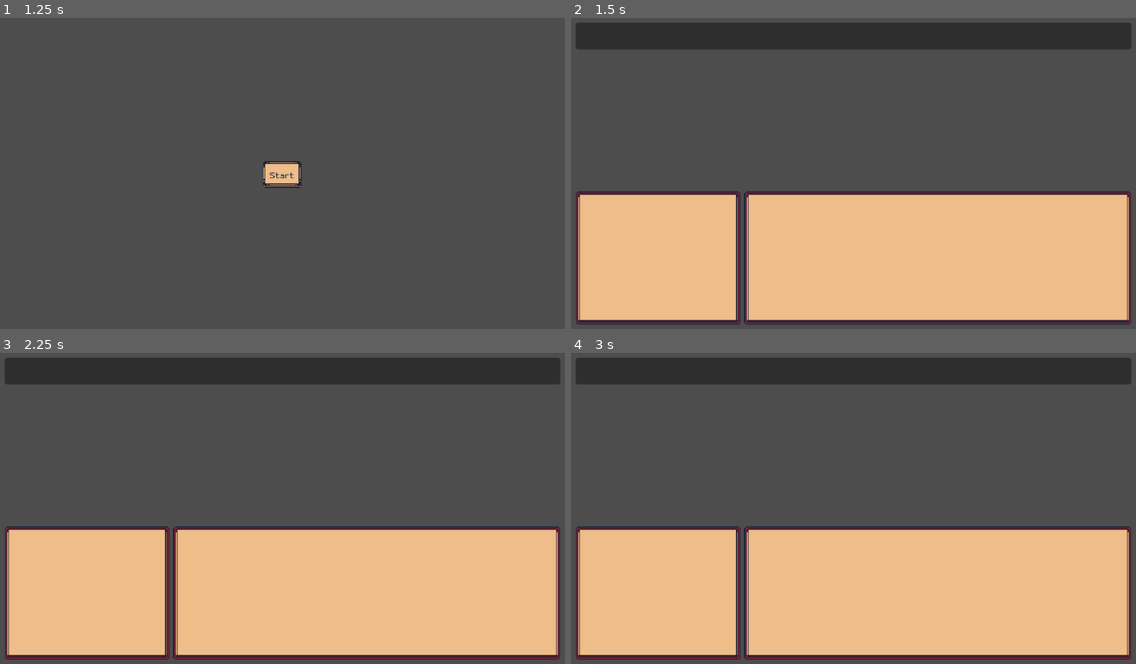
Above: before the commit, frames 1-4 (two rows, left to right).
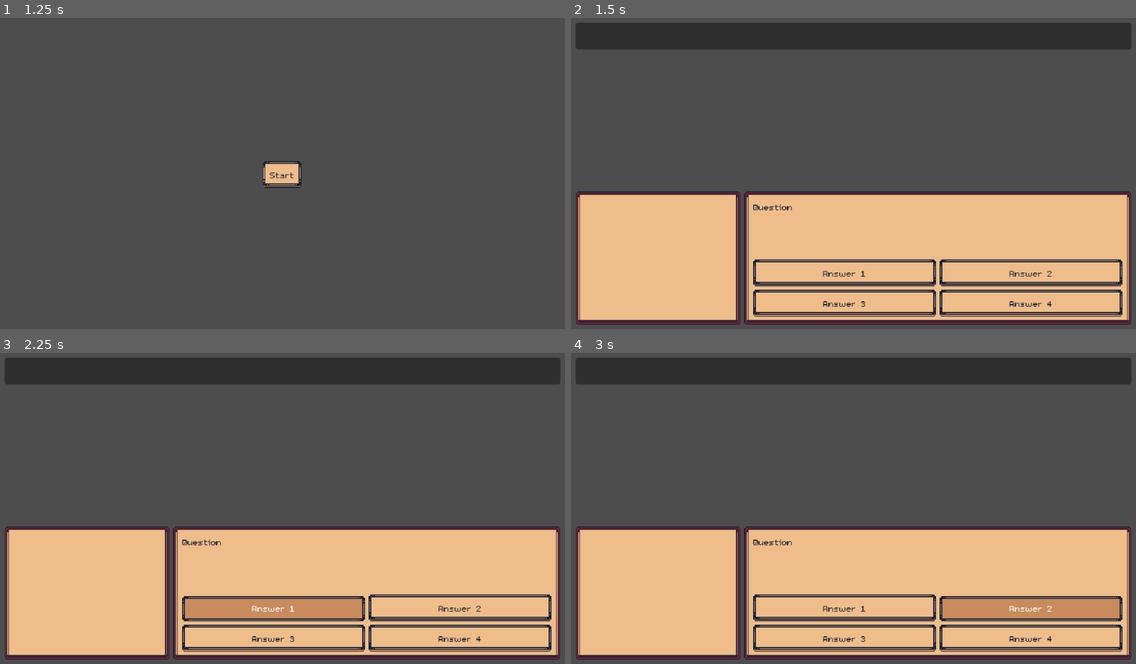
Above: after the commit, the same moments.

Repository: dev-laww/knight-quest
Game: Godot game, scene res://scenes/main.tscn
The game is run twice, just before and just after one commit, with the same random seed, the same clock (stepped at 60 frames per second) and the same inputs.
Inputs (mouse positions are in pixels of both pictures, inside the frame that each line leads up to):
- Up to frame 1 (1.25 s): click "Login" at 0.5 s
- Up to frame 2 (1.5 s): click "Start" at 1.25 s
- Up to frame 3 (2.25 s): click (271, 608) at 2 s, where only the run after the commit has a clickable "Answer 1"
- Up to frame 4 (3 s): click (1028, 608) at 2.75 s, where only the run after the commit has a clickable "Answer 2"

Frame 1 is identical in both runs. In frame 2, 4.1% of the frame differs, in the area x 32-98%, y 60-97%; in frame 3, 5.7%; in frame 4, 5.7%.

Commit message:
created question rendering and resource

Diff:
--- a/knight-quest/scenes/ui/overlays/heads_up_display.tscn
+++ b/knight-quest/scenes/ui/overlays/heads_up_display.tscn
@@ -1,8 +1,11 @@
-[gd_scene load_steps=4 format=3 uid="uid://cf6rph7p0k8y7"]
+[gd_scene load_steps=5 format=3 uid="uid://cf6rph7p0k8y7"]
 
 [ext_resource type="Theme" uid="uid://fhpp2immpt73" path="res://resources/theme.tres" id="1_vfvld"]
 [ext_resource type="PackedScene" uid="uid://mqdvfqgo4wwf" path="res://scenes/ui/common/nine_patch_rect.tscn" id="2_6jlxp"]
 [ext_resource type="Script" uid="uid://wwg6w3elyw1c" path="res://scripts/ui/overlays/heads_up_display.gd" id="2_r0aol"]
+
+[sub_resource type="ButtonGroup" id="ButtonGroup_r0aol"]
+resource_name = "answer_button_group"
 
 [node name="HeadsUpDisplay" type="MarginContainer"]
 anchors_preset = 15
@@ -71,3 +74,61 @@
 layout_mode = 2
 size_flags_horizontal = 3
 size_flags_stretch_ratio = 0.7
+
+[node name="MarginContainer" type="MarginContainer" parent="VBoxContainer/Bottom/QuestionsContainer"]
+layout_mode = 1
+anchors_preset = 15
+anchor_right = 1.0
+anchor_bottom = 1.0
+grow_horizontal = 2
+grow_vertical = 2
+
+[node name="VBoxContainer" type="VBoxContainer" parent="VBoxContainer/Bottom/QuestionsContainer/MarginContainer"]
+layout_mode = 2
+
+[node name="QuestionLabel" type="RichTextLabel" parent="VBoxContainer/Bottom/QuestionsContainer/MarginContainer/VBoxContainer"]
+unique_name_in_owner = true
+layout_mode = 2
+size_flags_vertical = 3
+theme_override_colors/default_color = Color(0.105882, 0.133333, 0.211765, 1)
+text = "Question"
+
+[node name="GridContainer" type="GridContainer" parent="VBoxContainer/Bottom/QuestionsContainer/MarginContainer/VBoxContainer"]
+layout_mode = 2
+size_flags_vertical = 3
+columns = 2
+
+[node name="FirstAnswerButton" type="Button" parent="VBoxContainer/Bottom/QuestionsContainer/MarginContainer/VBoxContainer/GridContainer"]
+unique_name_in_owner = true
+layout_mode = 2
+size_flags_horizontal = 3
+toggle_mode = true
+button_group = SubResource("ButtonGroup_r0aol")
+text = "Answer 1"
+metadata/answer_index = 0
+
+[node name="SecondAnswerButton" type="Button" parent="VBoxContainer/Bottom/QuestionsContainer/MarginContainer/VBoxContainer/GridContainer"]
+unique_name_in_owner = true
+layout_mode = 2
+size_flags_horizontal = 3
+toggle_mode = true
+button_group = SubResource("ButtonGroup_r0aol")
+text = "Answer 2"
+metadata/answer_index = 1
+
+[node name="ThirdAnswerButton" type="Button" parent="VBoxContainer/Bottom/QuestionsContainer/MarginContainer/VBoxContainer/GridContainer"]
+unique_name_in_owner = true
+layout_mode = 2
+size_flags_horizontal = 3
+toggle_mode = true
+button_group = SubResource("ButtonGroup_r0aol")
+text = "Answer 3"
+metadata/answer_index = 2
+
+[node name="FourthAnswerButton" type="Button" parent="VBoxContainer/Bottom/QuestionsContainer/MarginContainer/VBoxContainer/GridContainer"]
+layout_mode = 2
+size_flags_horizontal = 3
+toggle_mode = true
+button_group = SubResource("ButtonGroup_r0aol")
+text = "Answer 4"
+metadata/answer_index = 3
--- /dev/null
+++ b/knight-quest/scripts/data/question.gd
@@ -0,0 +1,19 @@
+extends Resource
+class_name Question
+
+
+@export_multiline var question_text: String
+@export var answers: Array[String] = []
+@export var correct_answer_index: int = 0:
+    get:
+        return correct_answer_index
+
+    set(value):
+        if value < 0 or value >= answers.size():
+            return
+        correct_answer_index = value
+@export var correct_answer: String:
+    get:
+        if not answers.is_empty():
+            return answers[correct_answer_index]
+        return ""
--- a/knight-quest/scripts/ui/overlays/heads_up_display.gd
+++ b/knight-quest/scripts/ui/overlays/heads_up_display.gd
@@ -4,7 +4,21 @@
 
 @onready var player_position: Marker2D = %PlayerPosition
 @onready var enemy_position: Marker2D = %EnemyPosition
+@onready var question_label: RichTextLabel = %QuestionLabel
+@onready var answer_buttons: Array[Node] = [%FirstAnswerButton, %SecondAnswerButton, %ThirdAnswerButton, %FourthAnswerButton]
+@onready var answer_button_group: ButtonGroup = %FirstAnswerButton.button_group
 
 
 func _ready() -> void:
-    pass # Replace with function body.
+    pass
+
+
+func set_question(question: Question) -> void:
+    question_label.text = question.question_text
+
+    for i in range(answer_buttons.size()):
+        if i < question.answers.size():
+            answer_buttons[i].text = question.answers[i]
+            answer_buttons[i].visible = true
+        else:
+            answer_buttons[i].visible = false
Not shown, added: knight-quest/scripts/data/question.gd.uid
